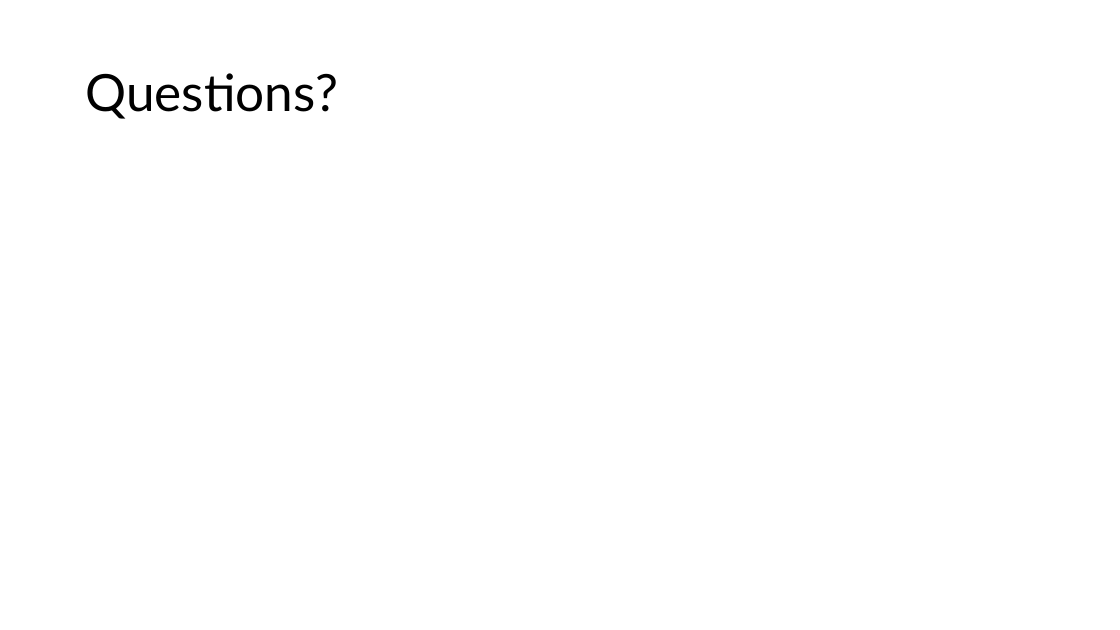
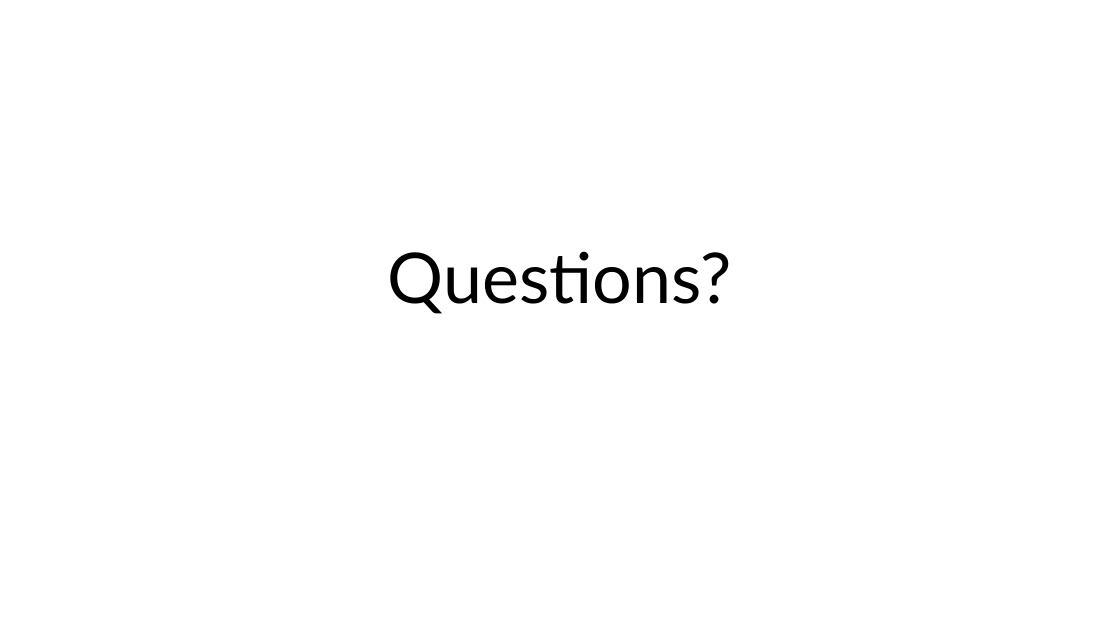
Before and after one commit to eweible/CF_Multi-omic_Clustering, a slide deck: slide 31 of Dissemination/Weible_Defense.pptx (slide 21 before the commit). Drawn at 1120x630 pixels with LibreOffice and Linux fonts; fonts in the diff are those of the drawing. Boxes give left, top, right and bottom in pixels: in the first picture for what was removed or moved away, otherwise in the second. Text is boxed around its words. In the diff, an @@ line names an element or a change of style, - is before the commit and + after.

```diff
--- a/Dissemination/Weible_Defense.pptx
+++ b/Dissemination/Weible_Defense.pptx
@@ title "Questions?": place and size @@
-title "Questions?" at [85, 73, 338, 119]
+title "Questions?" at [388, 251, 732, 314]
@@ title "Questions?" at [388, 251, 732, 314]: size 44 to 60 pt; alignment left to centre; vertical alignment middle to bottom @@
```
Also in this commit, not shown: 17 other slides changed, 17 slides added, 3 slides removed, 6 other files.
